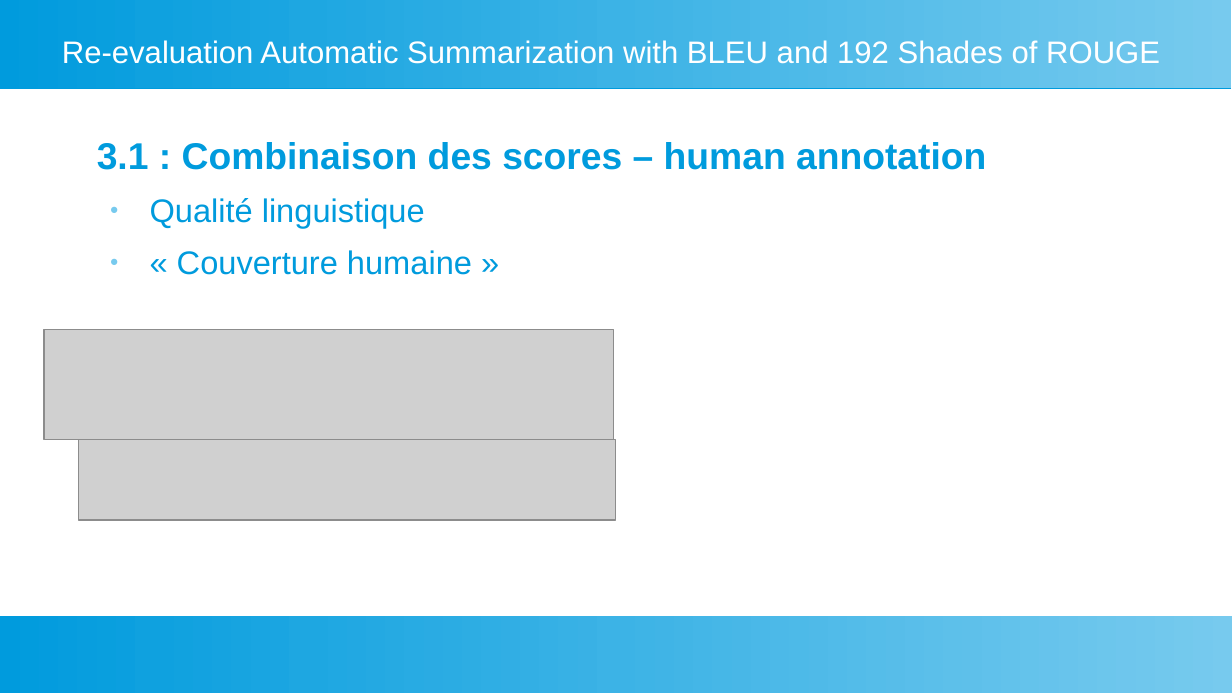
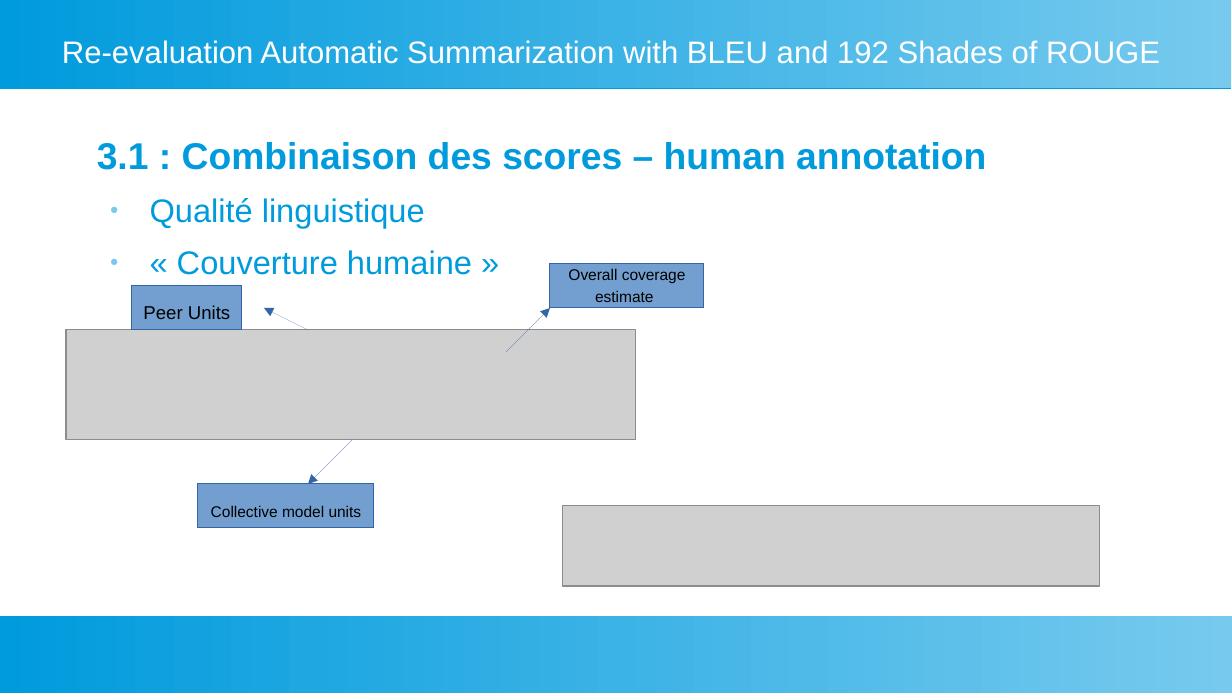
Before and after one commit to fannybachey/stage_2024, a slide deck: slide 11 of presentation/presentation_2.odp. Drawn at 1232x693 pixels with LibreOffice and Linux fonts; fonts in the diff are those of the drawing; grey boxes stand for pictures. Boxes give left, top, right and bottom in pixels: in the first picture for what was removed or moved away, otherwise in the second. Text is boxed around its words. In the diff, an @@ line names an element or a change of style, - is before the commit and + after.

```diff
--- a/presentation/presentation_2.odp
+++ b/presentation/presentation_2.odp
@@ rectangle added at (x1=550, y1=264, x2=704, y2=307), fill #729FCF, outline #3465A4 0 pt, 10 pt, text #000000 @@
+Overall coverage estimate
@@ rectangle added at (x1=132, y1=286, x2=241, y2=330), fill #729FCF, outline #3465A4 0 pt, 12 pt, text #000000 @@
+Peer Units
@@ arrow added from (309, 330) to (264, 309), #3465A4 0 pt @@
@@ arrow added from (506, 352) to (550, 309), #3465A4 0 pt @@
@@ picture moved from (x1=44, y1=330, x2=614, y2=439) to (x1=66, y1=330, x2=636, y2=439) @@
@@ arrow added from (352, 440) to (309, 484), #3465A4 0 pt @@
@@ rectangle added at (x1=198, y1=484, x2=373, y2=528), fill #729FCF, outline #3465A4 0 pt, 10 pt, text #000000 @@
+Collective model units
@@ picture moved from (x1=78, y1=440, x2=616, y2=521) to (x1=562, y1=506, x2=1100, y2=587) @@
```
Also in this commit, not shown: 2 other slides changed, 7 other files.
